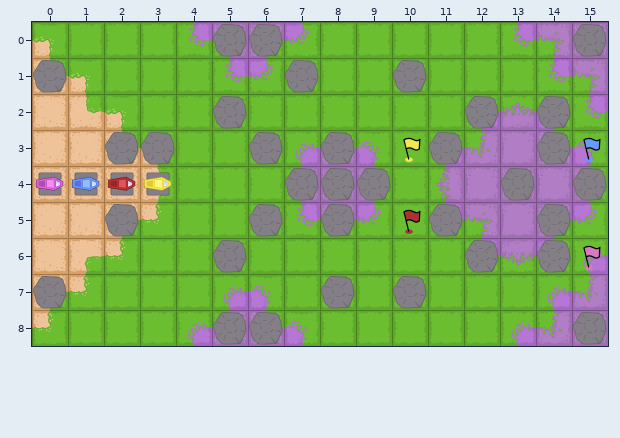
A Tiled map gets an edit: pc/assets/level/009.tmx. Above, as it was before the edit.
Cells are 256x256 px. Shown: x 0..15, y 0..8.
Once edited:
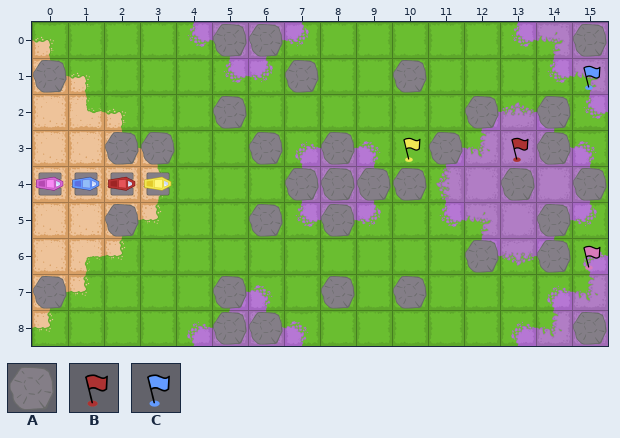
Key: from "ObjectTiles": A 1 "stone"; from "Player": B 6 "player2_goal", C 7 "player3_goal".
_ is an empty cell.
The commit says: now everythink solveable
Difference:
{"where": "layer \"Objects\""}
{"y":4,"x":10,"old":"_","new":"A"}
{"y":5,"x":11,"old":"A","new":"_"}
{"y":6,"x":5,"old":"A","new":"_"}
{"y":7,"x":5,"old":"_","new":"A"}
{"where": "layer \"Player\""}
{"y":1,"x":15,"old":"_","new":"C"}
{"y":3,"x":13,"old":"_","new":"B"}
{"y":3,"x":15,"old":"C","new":"_"}
{"y":5,"x":10,"old":"B","new":"_"}
